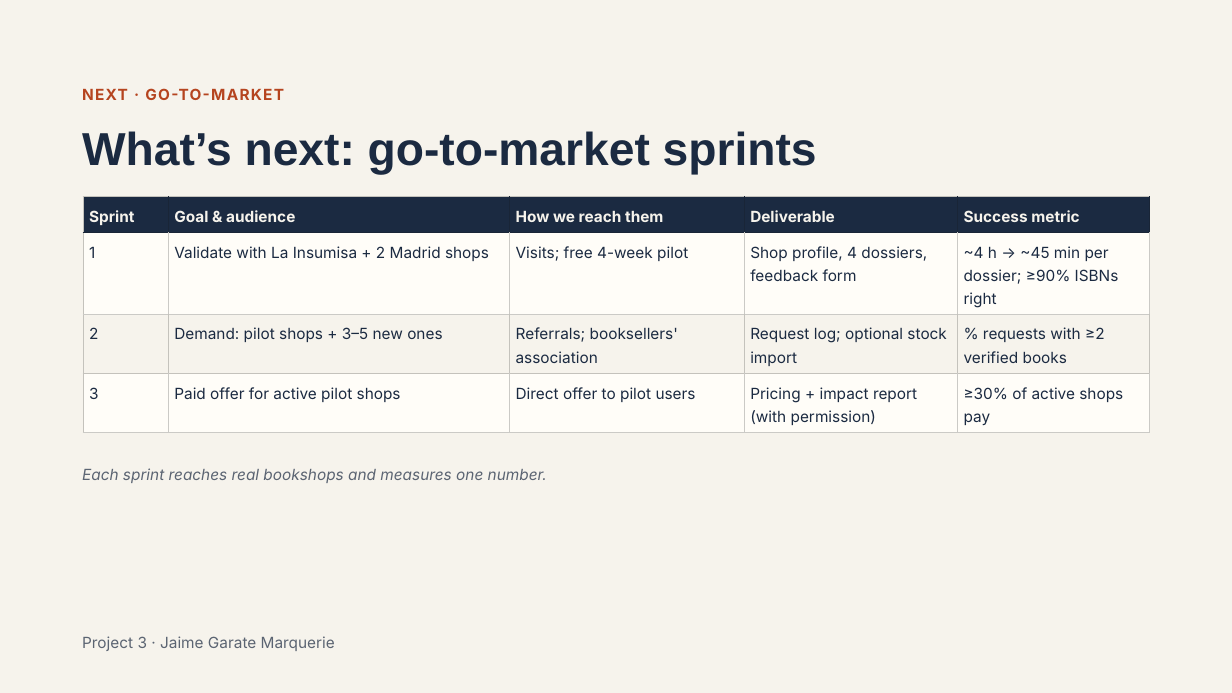
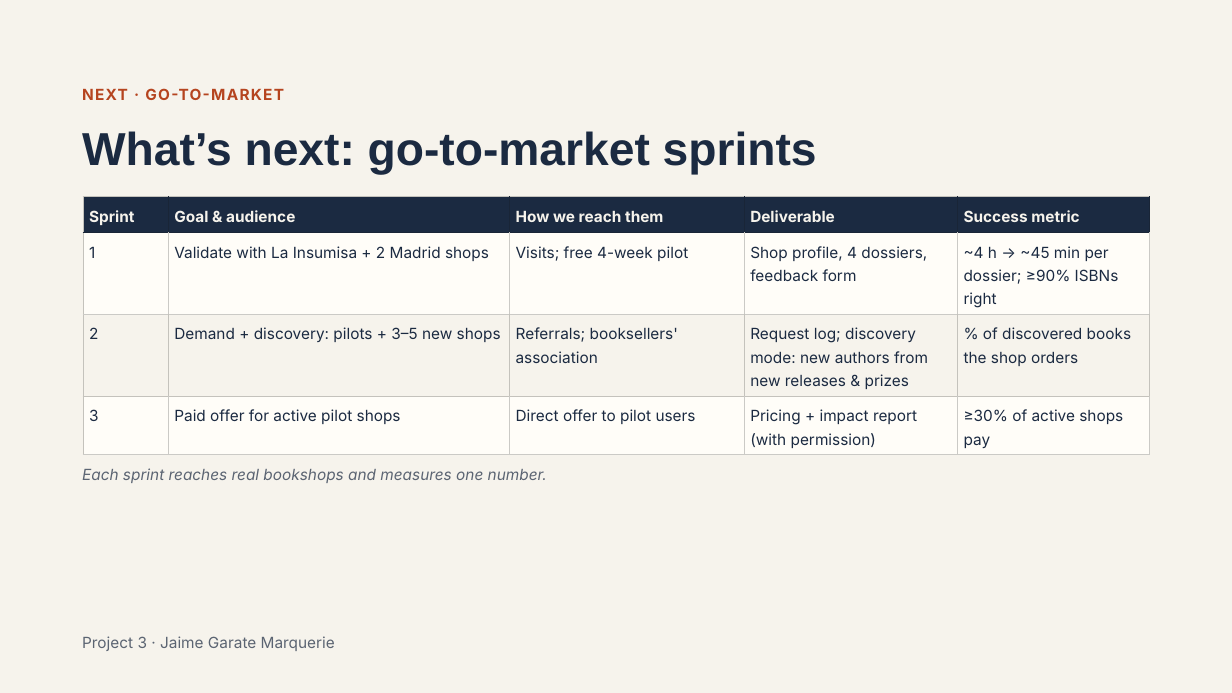
Before and after one commit to jaimegmarquerie-ui/proyecto3-agente-editorial, a slide deck: slide 7 of presentation/project3_slides.pptx. Drawn at 1232x693 pixels with LibreOffice and Linux fonts; fonts in the diff are those of the drawing. Boxes give left, top, right and bottom in pixels: in the first picture for what was removed or moved away, otherwise in the second. Text is boxed around its words. In the diff, an @@ line names an element or a change of style, - is before the commit and + after.

Commit message:
Add discovery mode as next product step

```diff
--- a/presentation/project3_slides.pptx
+++ b/presentation/project3_slides.pptx
@@ table at [83,197,1150,452] @@
-row 3: 2 | Demand: pilot shops + 3–5 new ones | Referrals; booksellers' association | Request log; optional stock import | % requests with ≥2 verified books
+row 3: 2 | Demand + discovery: pilots + 3–5 new shops | Referrals; booksellers' association | Request log; discovery mode: new authors from new releases & prizes | % of discovered books the shop orders
```
Also in this commit, not shown: 7 other files.
